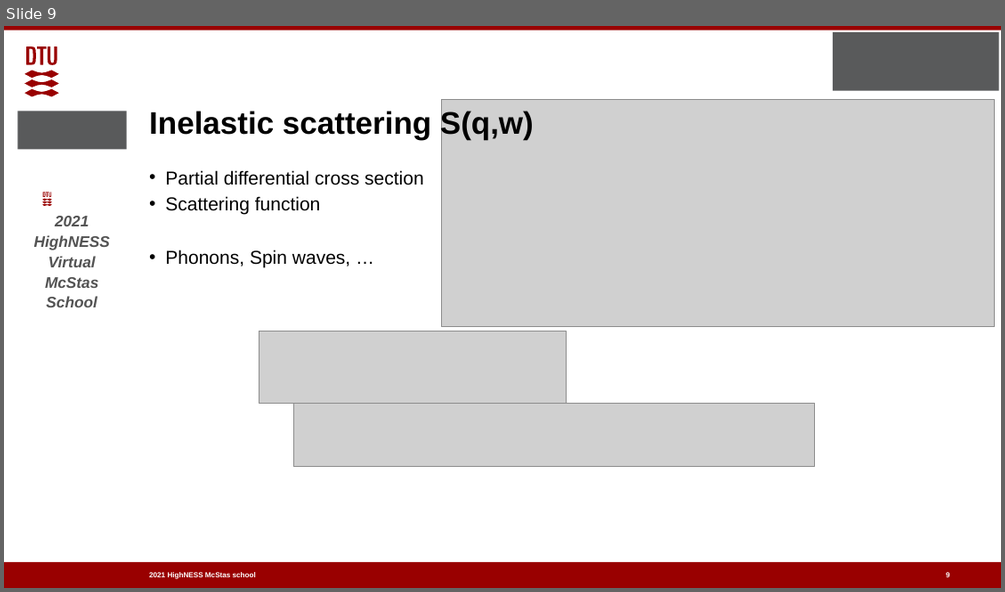
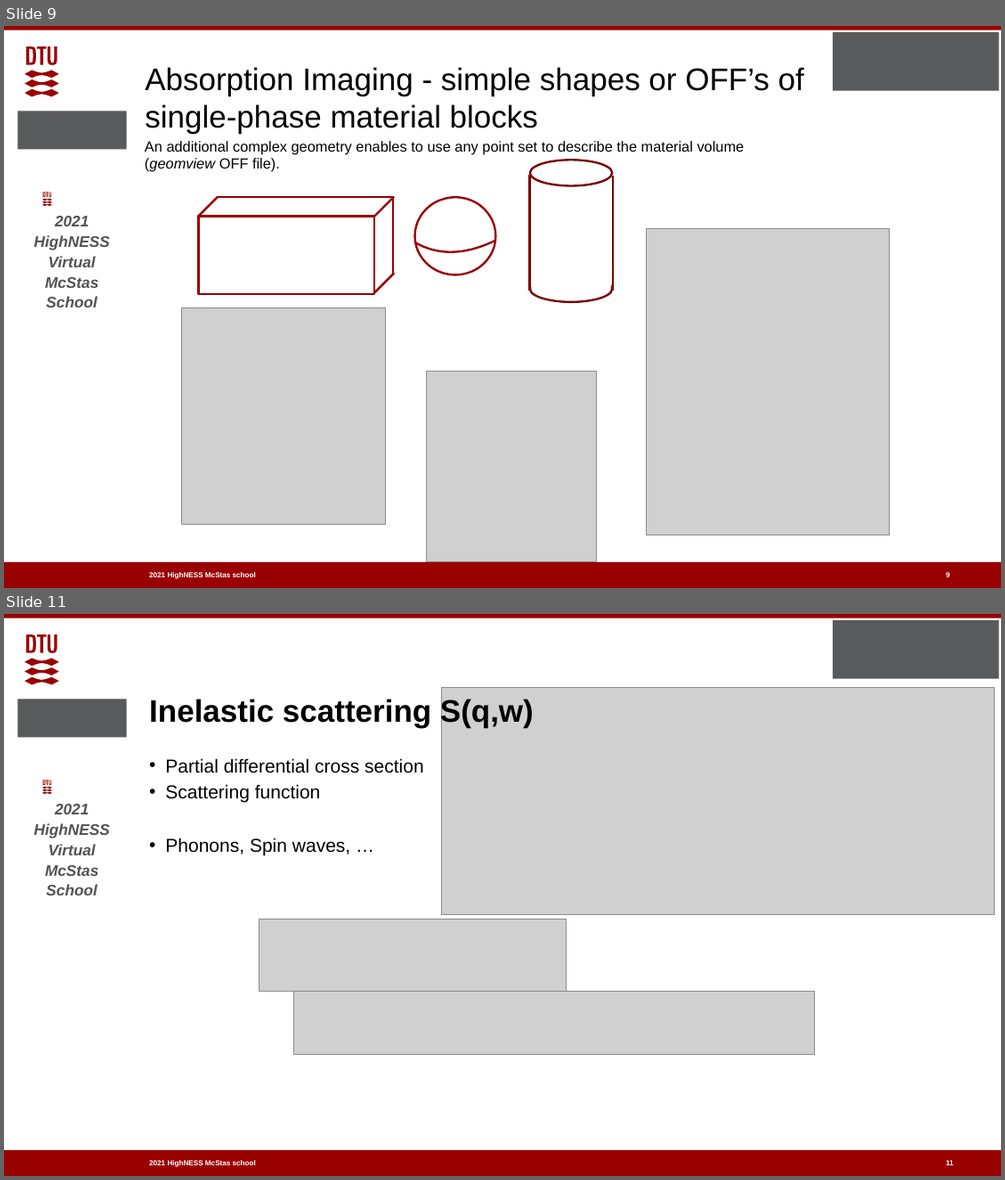
Before and after one commit to McStasMcXtrace/Schools, a slide deck: ESS_May_2021/Thursday_May_6th/2_Samples_II/More_samples.pptx. Shown one above the other, each under a label of ours: slide 9 before the commit, slides 9 and 11 after it; the slides between them are not shown. The pictures are 1005x592 and 1005x1180 pixels, drawn with LibreOffice and Linux fonts; fonts in the diff are those of the drawing; grey boxes stand for pictures; background and template pictures are left out. Boxes give left, top, right and bottom in pixels: in the first picture for what was removed or moved away, otherwise in the second. Text is boxed around its words. In the diff, an @@ line names an element or a change of style, - is before the commit and + after.

Commit message:
Add a slide on imaging

```diff
--- a/ESS_May_2021/Thursday_May_6th/2_Samples_II/More_samples.pptx
+++ b/ESS_May_2021/Thursday_May_6th/2_Samples_II/More_samples.pptx
@@ slide 9 added at [4, 26, 1001, 588], background #FFFFFF; not listed: 8 template elements that a slide beside it also shows @@
@@ text added at [145, 67, 804, 134], 30 pt, text #000000 @@
+Absorption Imaging - simple shapes or OFF’s of
+single-phase material blocks
@@ text added at [145, 141, 744, 172], 14 pt, text #000000 @@
+An additional complex geometry enables to use any point set to describe the material volume (geomview OFF file).
@@ line added from (529, 290) to (529, 175), #7A0000 2 pt @@
@@ ellipse added at [530, 160, 613, 186], outline #7A0000 2 pt @@
@@ line added from (613, 290) to (613, 175), #7A0000 2 pt @@
@@ line added from (198, 216) to (218, 197), #990000 2 pt @@
@@ line added from (394, 197) to (217, 197), #990000 2 pt @@
@@ line added from (373, 216) to (394, 197), #990000 2 pt @@
@@ line added from (393, 273) to (393, 198), #990000 2 pt @@
@@ ellipse added at [415, 197, 495, 274], fill #FFFFFF, outline #990000 2 pt @@
@@ rectangle added at [199, 216, 374, 294], fill #FFFFFF, outline #990000 2 pt @@
@@ picture added at [646, 228, 890, 534] @@
@@ freeform shape added at [415, 240, 496, 252], outline #990000 2 pt @@
@@ rectangle added at [531, 249, 611, 288], fill #FFFFFF @@
@@ line added from (373, 293) to (394, 273), #990000 2 pt @@
@@ ellipse added at [530, 276, 613, 302], outline #7A0000 2 pt @@
@@ picture added at [181, 308, 385, 524] @@
@@ picture added at [426, 371, 596, 561] @@
@@ page number added at [946, 571, 950, 579], 7 pt, text #FFFFFF, bold @@
+9
@@ what was slide 9 is now slide 11 @@
@@ page number at [946, 1160, 954, 1165]: text changed @@
-9
+11
```
Also in this commit, not shown: 4 slides changed, 1 other slide added, 2 other files.
